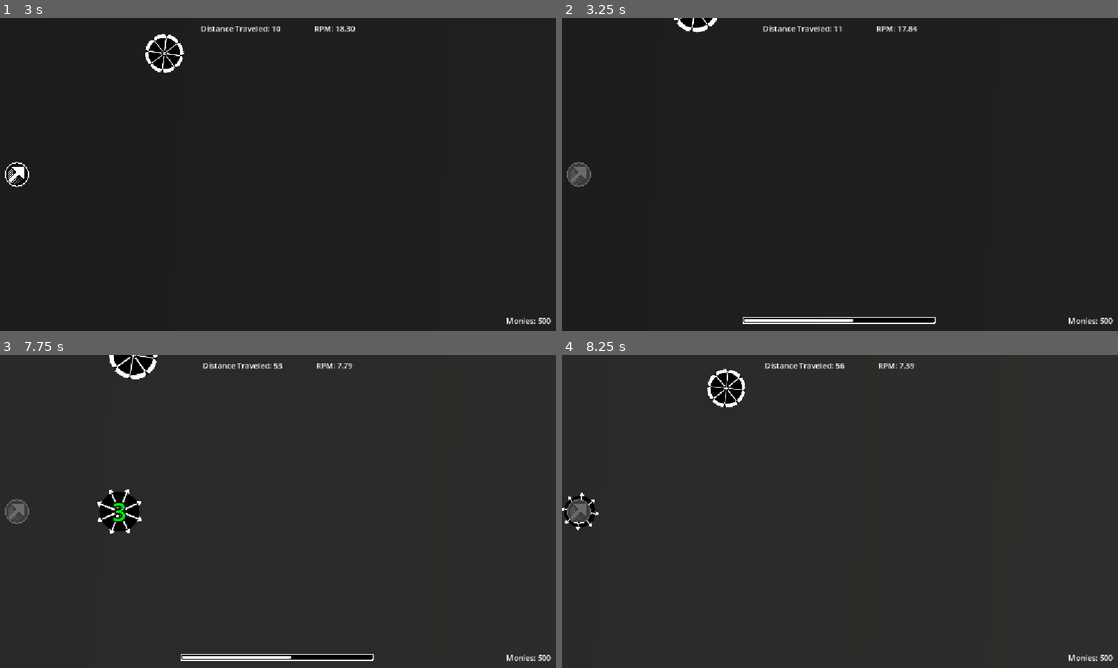
Above: before the commit, frames 1-4 (two rows, left to right).
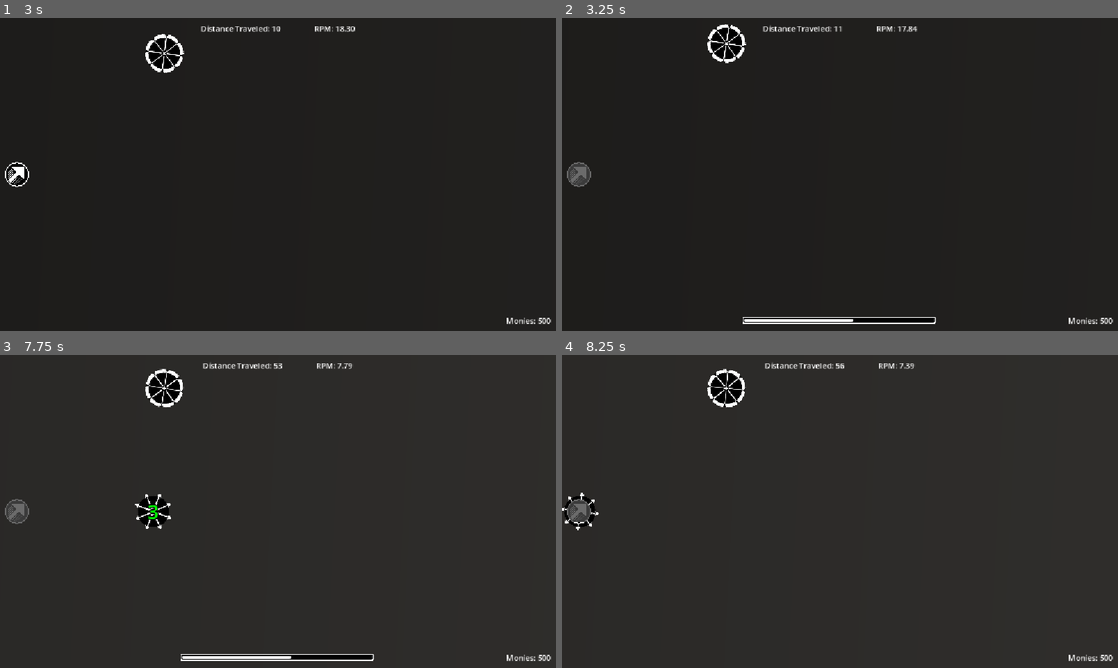
Above: after the commit, the same moments.

Repository: ryder-james/AVerySeriousGameJam
Game: Godot game, scene res://ui/main_menu.tscn
The game is run twice, just before and just after one commit, with the same random seed, the same clock (stepped at 60 frames per second) and the same inputs. The engine's default icon, where the game draws it, is replaced by a stand-in: a white triangle on a blue panel in a dark square.
Inputs:
- Up to frame 1 (3 s): click "Start" at 0.5 s; tap Enter at 1.25 s; hold A (ccw) 1.28-2.03 s; tap Space (launch) at 2 s; tap D (cw) at 2.1 s; hold Space (launch) from 2.78 s (still down)
- Up to frame 2 (3.25 s): keep holding Space (launch)
- Up to frame 3 (7.75 s): release Space (launch) at 3.53 s; tap A (ccw) at 3.6 s; hold D (cw) 4.28-5.03 s; tap Space (launch) at 5.1 s; hold A (ccw) 5.78-6.53 s; tap D (cw) at 6.6 s; hold Space (launch) from 7.28 s (still down)
- Up to frame 4 (8.25 s): release Space (launch) at 8.03 s; tap A (ccw) at 8.1 s

Frame 1 is identical in both runs. In frame 2, 0.9% of the frame differs, in the area x 20-34%, y 0-15%; in frame 3, 2.4%, in the area x 17-34%, y 0-58%; in frame 4, nothing differs.

Commit message:
fix: Enemy double die

Diff:
--- a/game.gd
+++ b/game.gd
@@ -40,12 +40,10 @@
 
 func start_clash(player_rpm: RPMAgent, enemy_rpm: RPMAgent) -> void:
 	var clash_result := calculate_clash_results(player_rpm, enemy_rpm)
-	#_zoom_in()
-	#get_tree().paused = true
-	#get_tree().create_timer(0.4, true).timeout.connect(
-			#_unclash.bind(clash_result, enemy_rpm))
-	if clash_result == ClashResult.PLAYER_SUPER_VICTORY:
-		enemy_rpm.parent_rb.kill()
+	_zoom_in()
+	get_tree().paused = true
+	get_tree().create_timer(0.4, true).timeout.connect(
+			_unclash.bind(clash_result, enemy_rpm))
 	clash.emit(player_rpm, enemy_rpm, clash_result)
 
 
@@ -83,12 +81,14 @@
 
 func _on_dash_started() -> void:
 	Engine.time_scale = 0.25
-	_zoom_in()
+	#_zoom_in()
+	pass
 
 
 func _on_dash_ended() -> void:
 	Engine.time_scale = 1.0
-	_zoom_out()
+	#_zoom_out()
+	pass
 
 
 func _zoom_in(new_zoom := Vector2.ONE) -> void:
